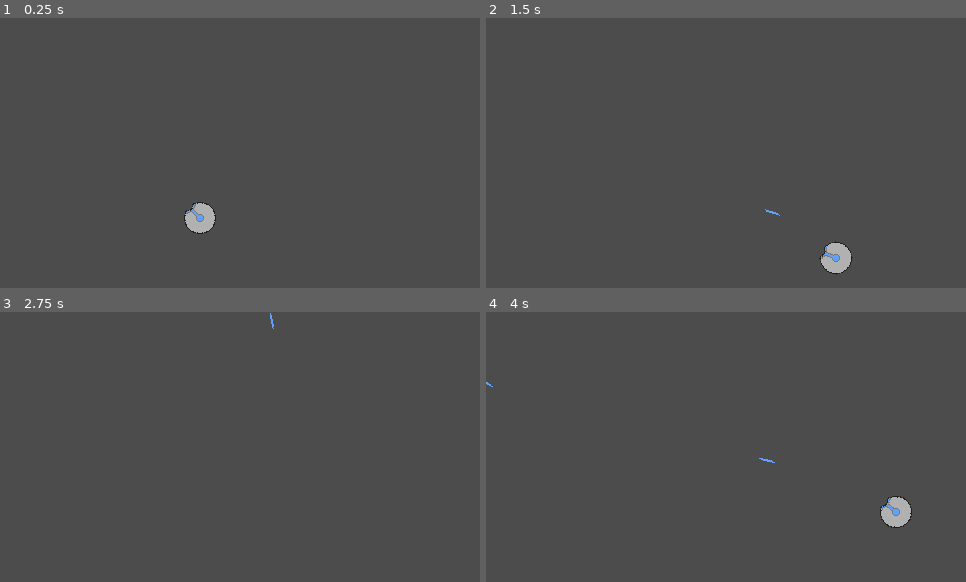
Above: before the commit, frames 1-4 (two rows, left to right).
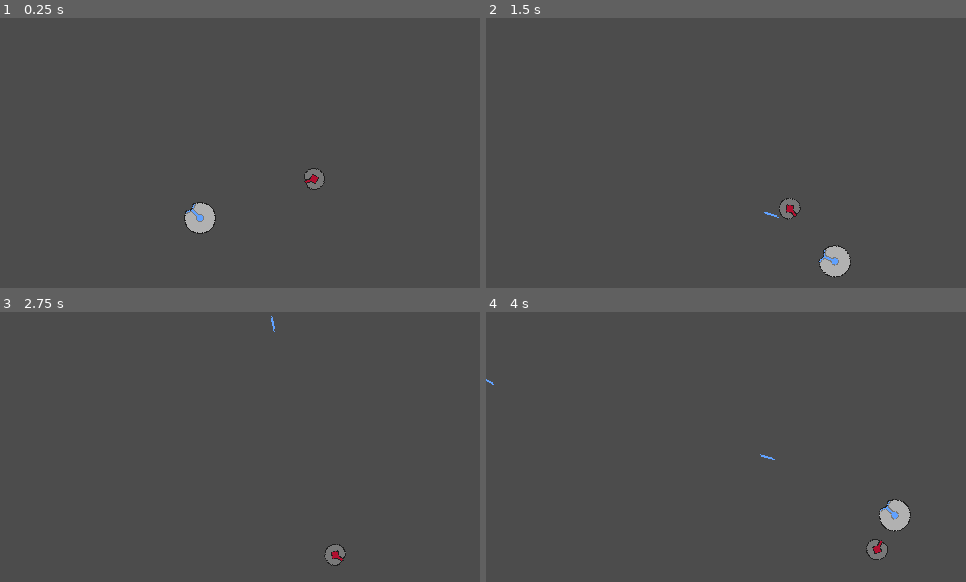
Above: after the commit, the same moments.

Repository: PKGaspi/ACMUPM-GameDevIntro
Game: Godot game, scene res://Main.tscn
The game is run twice, just before and just after one commit, with the same random seed, the same clock (stepped at 60 frames per second) and the same inputs.
Inputs (mouse positions are in pixels of both pictures, inside the frame that each line leads up to):
- Up to frame 1 (0.25 s): no input
- Up to frame 2 (1.5 s): move the mouse to (831, 139) at 0.52 s; press the mouse at (831, 139) at 0.53 s; hold D (move_right) 0.53-1.28 s; move the mouse to (630, 166) at 1.27 s; release the mouse at (630, 166) at 1.28 s; hold S (move_down) from 1.28 s (still down); click (630, 166) at 1.35 s
- Up to frame 3 (2.75 s): move the mouse to (288, 387) at 2.02 s; release S (move_down) at 2.03 s; press the mouse at (288, 387) at 2.03 s; hold D (move_right) from 2.03 s (still down)
- Up to frame 4 (4 s): move the mouse to (702, 501) at 2.77 s; release D (move_right) at 2.78 s; release the mouse at (702, 501) at 2.78 s; hold W (move_up) 2.78-3.53 s; click (702, 501) at 2.85 s; move the mouse to (870, 487) at 3.52 s; press the mouse at (870, 487) at 3.53 s; hold A (move_left) from 3.53 s (still down)

The runs differ from the first frame. In frame 1, 0.3% of the frame differs, in the area x 63-68%, y 55-64%; in frame 2, 0.7%; in frame 3, 0.3%; in frame 4, 0.7%, in the area x 0-89%, y 24-92%.

Commit message:
Added enemy

Diff:
--- /dev/null
+++ b/Enemy.gd
@@ -0,0 +1,13 @@
+extends KinematicBody2D
+
+const SPEED = 50 # Píxeles / segundo.
+
+var to_follow
+
+
+func _physics_process(delta: float) -> void:
+	if is_instance_valid(to_follow):
+		# Moverse hacia to_follow
+		var move_dir = global_position.direction_to(to_follow.global_position)
+		rotation = move_dir.angle()
+		move_and_collide(move_dir * SPEED * delta)
--- /dev/null
+++ b/Enemy.tscn
@@ -0,0 +1,16 @@
+[gd_scene load_steps=4 format=2]
+
+[ext_resource path="res://assets/enemy.png" type="Texture" id=1]
+[ext_resource path="res://Enemy.gd" type="Script" id=2]
+
+[sub_resource type="CircleShape2D" id=1]
+radius = 11.0
+
+[node name="Enemy" type="KinematicBody2D"]
+script = ExtResource( 2 )
+
+[node name="Sprite" type="Sprite" parent="."]
+texture = ExtResource( 1 )
+
+[node name="CollisionBox" type="CollisionShape2D" parent="."]
+shape = SubResource( 1 )
--- a/Main.tscn
+++ b/Main.tscn
@@ -1,10 +1,16 @@
-[gd_scene load_steps=2 format=2]
+[gd_scene load_steps=4 format=2]
 
 [ext_resource path="res://Player.tscn" type="PackedScene" id=1]
+[ext_resource path="res://Enemy.tscn" type="PackedScene" id=2]
+[ext_resource path="res://World.gd" type="Script" id=3]
 
 [node name="Main" type="Node"]
 
 [node name="World" type="Node2D" parent="."]
+script = ExtResource( 3 )
 
 [node name="Player" parent="World" instance=ExtResource( 1 )]
 position = Vector2( 200, 200 )
+
+[node name="Enemy" parent="World" instance=ExtResource( 2 )]
+position = Vector2( 325.843, 156.975 )
--- /dev/null
+++ b/World.gd
@@ -0,0 +1,9 @@
+extends Node2D
+
+
+onready var _player = $Player
+onready var _enemy = $Enemy
+
+
+func _ready() -> void:
+	_enemy.to_follow = _player
Binary file added: assets/enemy.ase
Binary file added: assets/enemy.png
Not shown, added: assets/enemy.png.import
Not shown, changed: notas.md
